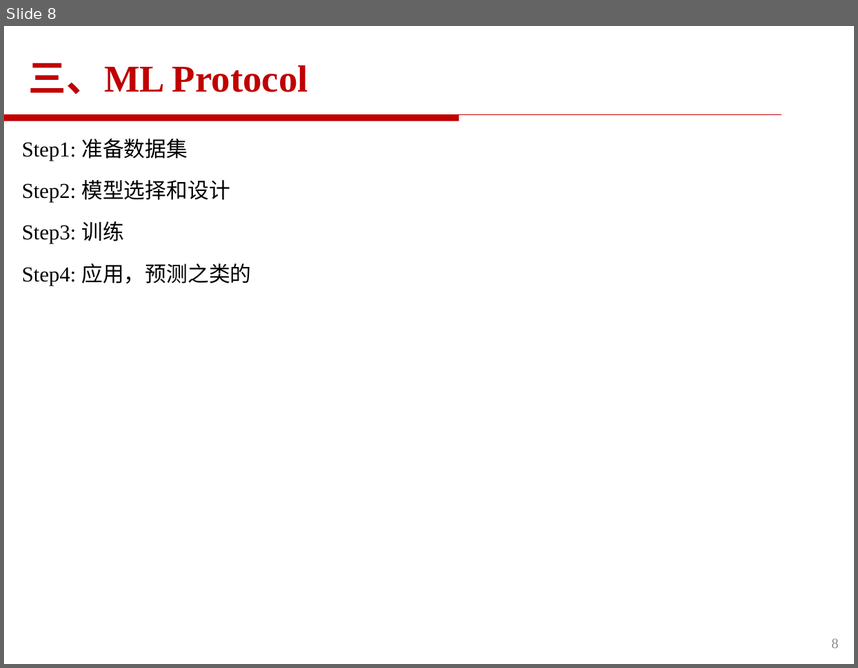
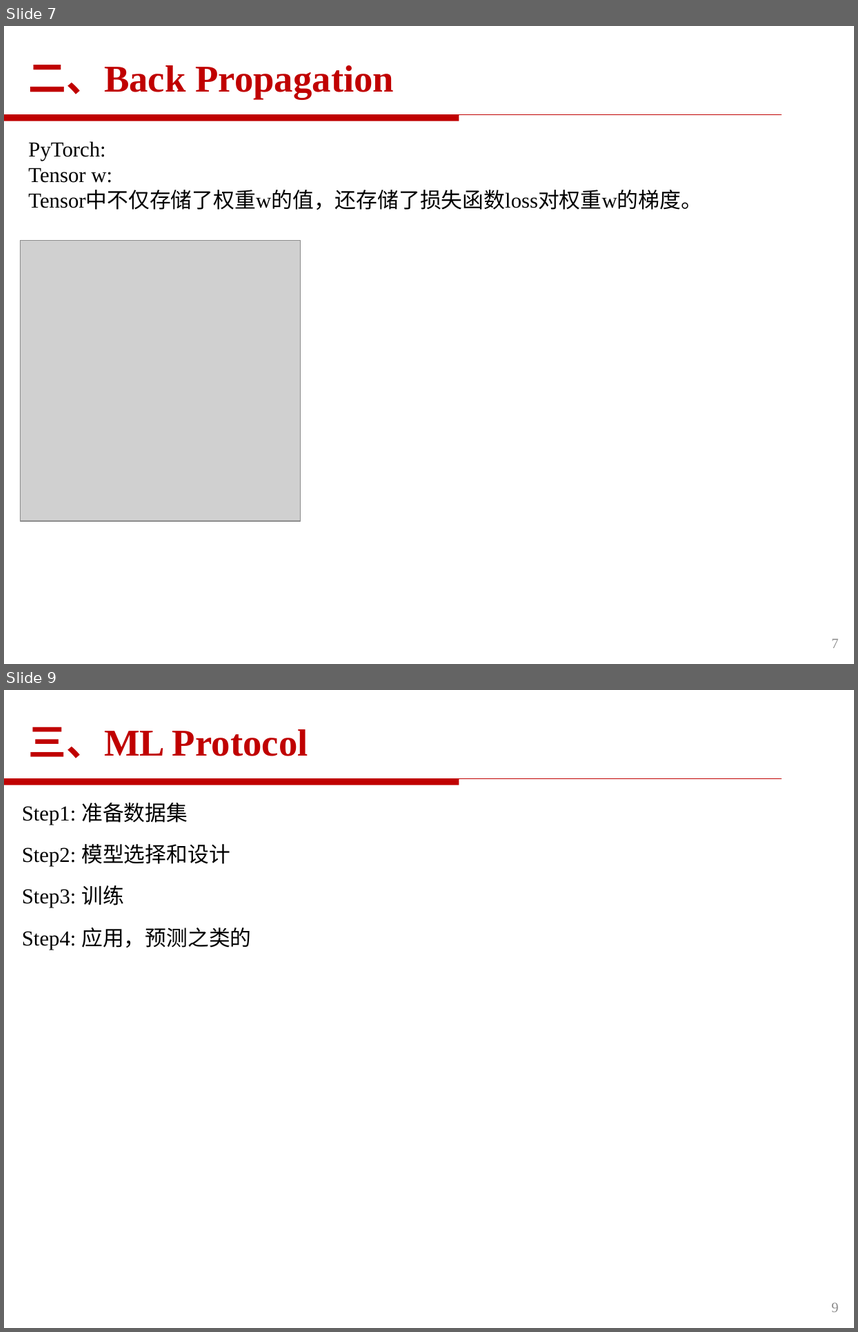
Before and after one commit to yqyang733/ML, a slide deck: ML_Learning_PPT/ML.pptx. Shown one above the other, each under a label of ours: slide 8 before the commit, slides 7 and 9 after it; the slides between them are not shown. The pictures are 858x668 and 858x1332 pixels, drawn with LibreOffice and Linux fonts; fonts in the diff are those of the drawing; grey boxes stand for pictures; background and template pictures are left out. Boxes give left, top, right and bottom in pixels: in the first picture for what was removed or moved away, otherwise in the second. Text is boxed around its words. In the diff, an @@ line names an element or a change of style, - is before the commit and + after.

```diff
--- a/ML_Learning_PPT/ML.pptx
+++ b/ML_Learning_PPT/ML.pptx
@@ slide 7 added at (4, 26, 854, 664), background #FFFFFF @@
@@ text added at (28, 65, 394, 99), 32 pt, text #C00000, bold @@
+二、Back Propagation
@@ freeform shape added at (4, 115, 782, 121), fill #C00000, outline #C00000 0.75 pt @@
@@ text added at (28, 141, 702, 210), 18 pt, text #000000 @@
+PyTorch:
+Tensor w:
+Tensor中不仅存储了权重w的值，还存储了损失函数loss对权重w的梯度。
@@ picture added at (20, 240, 301, 521) @@
@@ page number added at (831, 638, 838, 648), 12 pt, text #8C8C8C @@
+7
@@ what was slide 8 is now slide 9 @@
@@ page number at (831, 1302, 838, 1312): text changed @@
-8
+9
```
Also in this commit, not shown: 1 slide changed.
